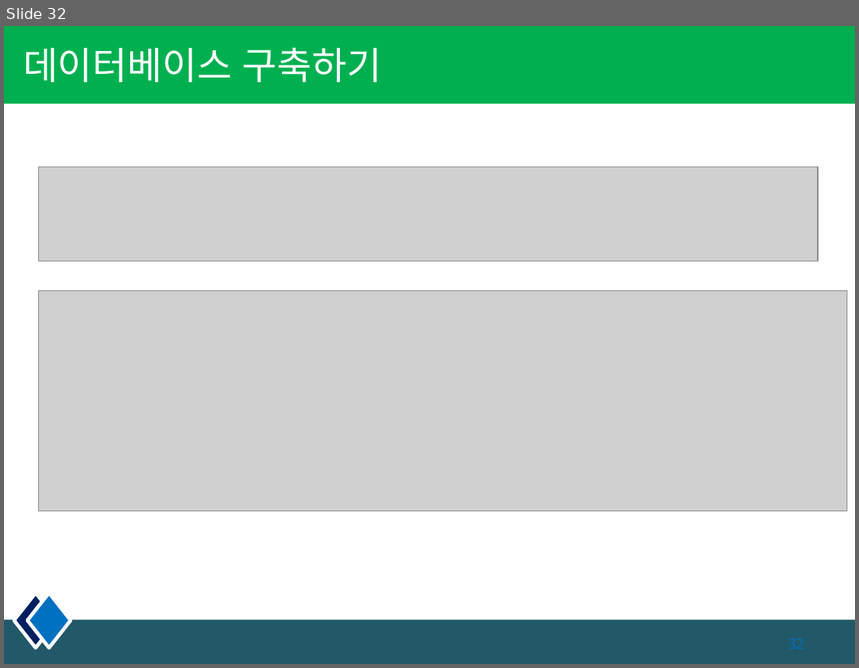
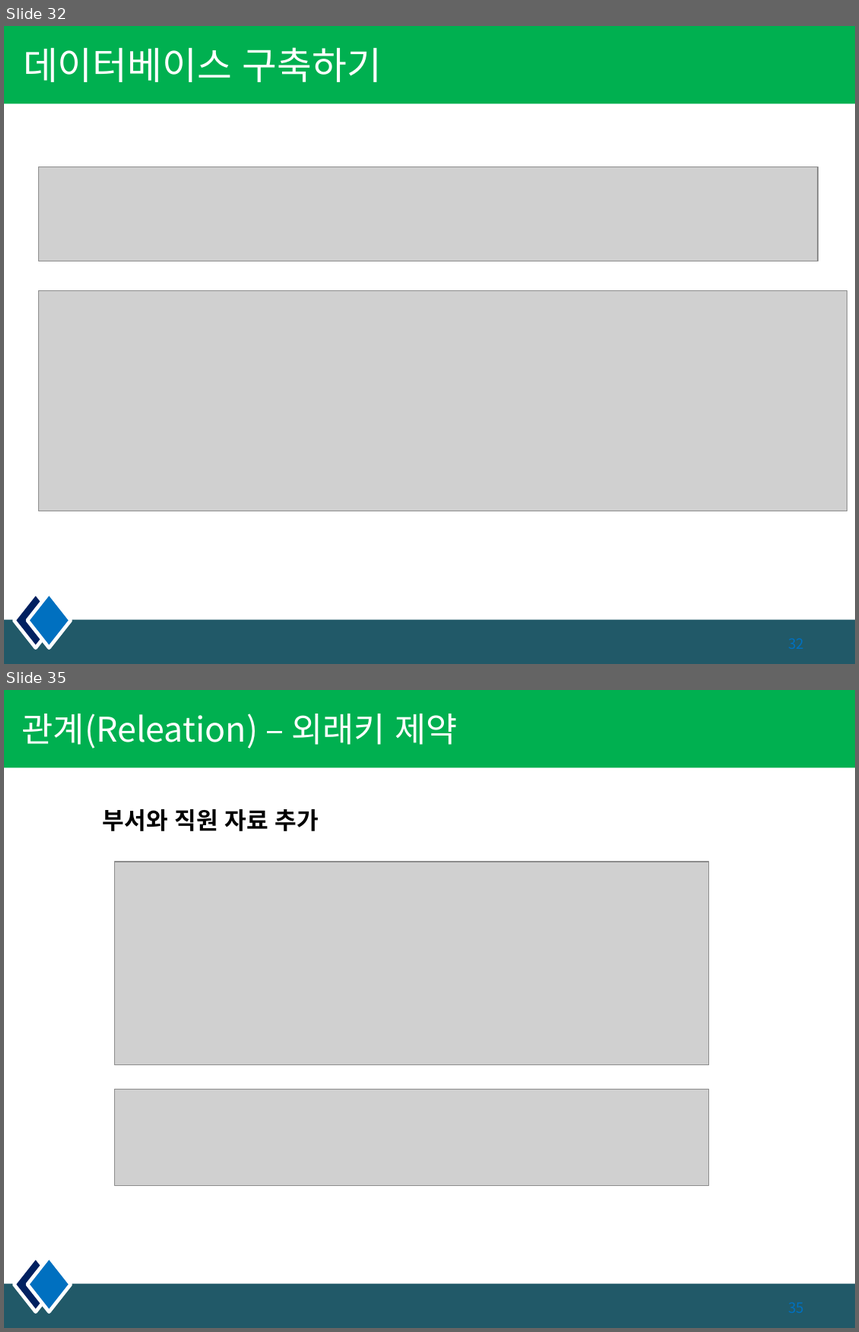
Before and after one commit to kiyongee2/dbworks, a slide deck: DB_PPT/2장. 데이터 모델링.pptx. Shown one above the other, each under a label of ours: slide 32 before the commit, slides 32 and 35 after it; the slides between them are not shown. The pictures are 859x668 and 859x1332 pixels, drawn with LibreOffice and Linux fonts; fonts in the diff are those of the drawing; grey boxes stand for pictures. Boxes give left, top, right and bottom in pixels: in the first picture for what was removed or moved away, otherwise in the second. Text is boxed around its words. In the diff, an @@ line names an element or a change of style, - is before the commit and + after.

```diff
--- a/DB_PPT/2장. 데이터 모델링.pptx
+++ b/DB_PPT/2장. 데이터 모델링.pptx
@@ slide 35 added at (x1=4, y1=690, x2=855, y2=1328), background #FFFFFF; not listed: 4 template elements that a slide beside it also shows @@
@@ title added at (x1=22, y1=714, x2=457, y2=749), 28.8 pt, text #FFFFFF @@
+관계(Releation) – 외래키 제약
@@ text added at (x1=103, y1=809, x2=319, y2=831), 20 pt, text #000000, bold @@
+부서와 직원 자료 추가
@@ picture added at (x1=115, y1=862, x2=709, y2=1065) @@
@@ picture added at (x1=115, y1=1089, x2=709, y2=1186) @@
```
Also in this commit, not shown: 3 other slides added, 2 other files.
